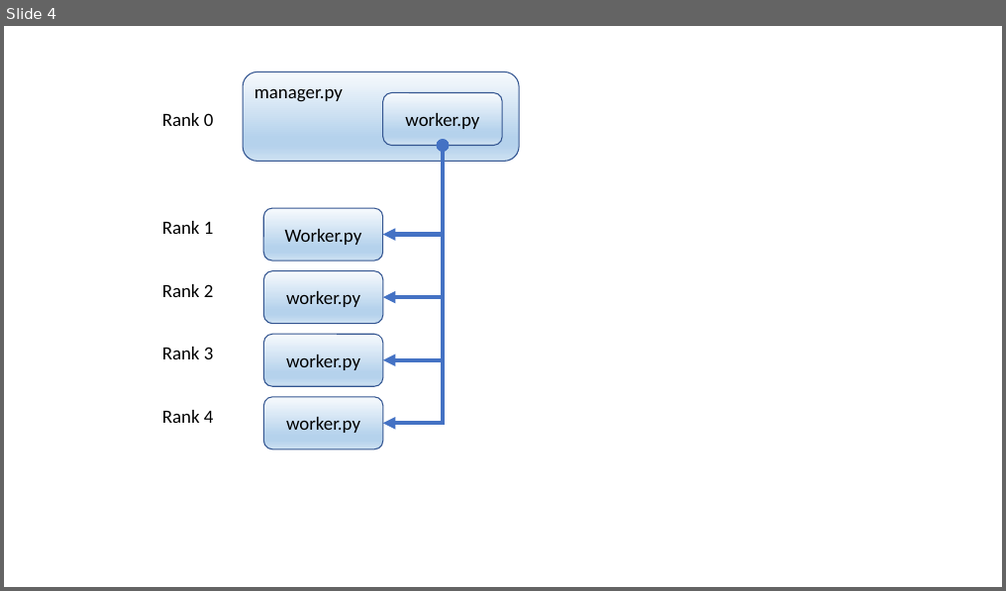
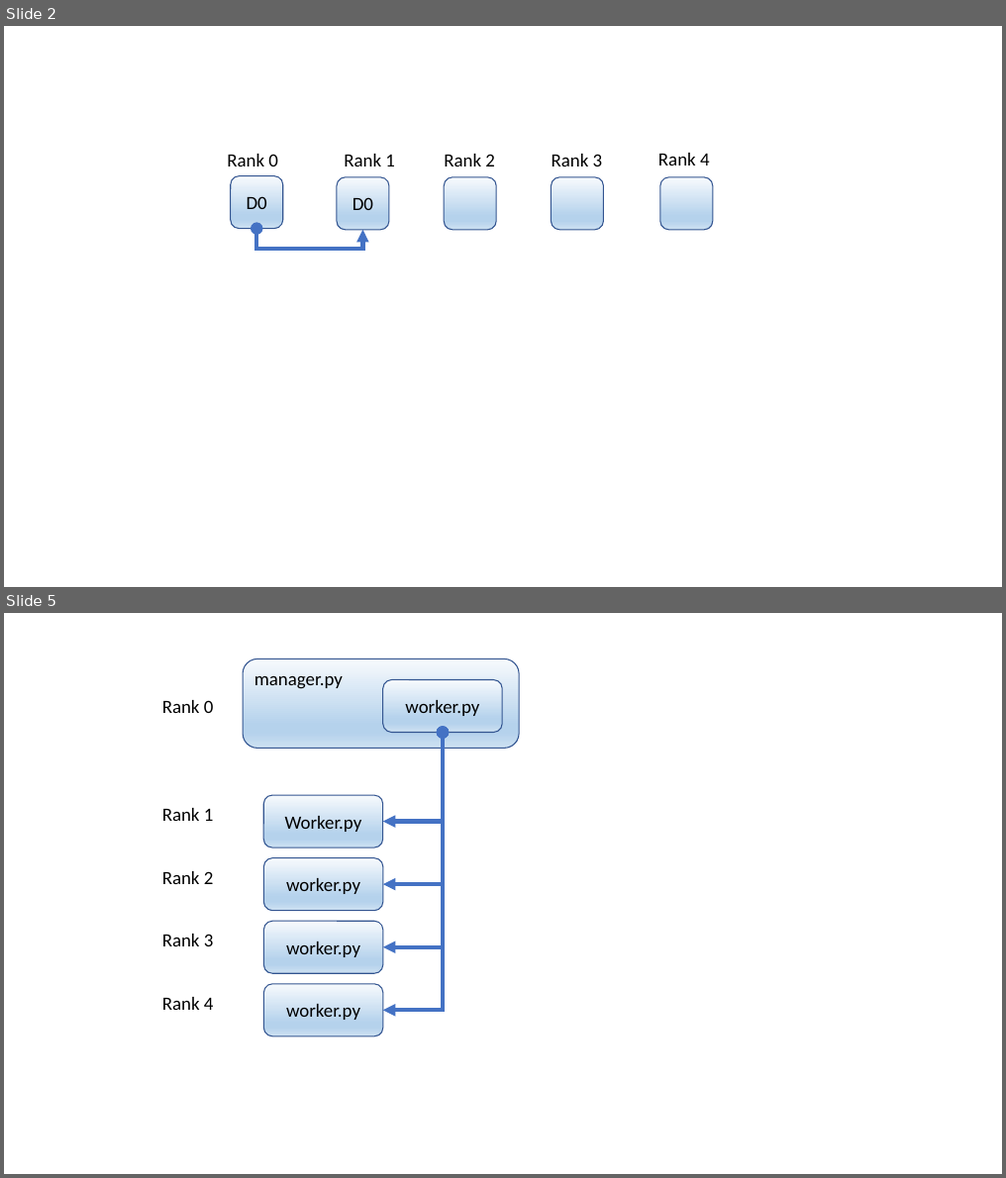
Before and after one commit to cloudmesh/cloudmesh-mpi, a slide deck: doc/images/images-mpi4py.pptx. Shown one above the other, each under a label of ours: slide 4 before the commit, slides 2 and 5 after it; the slides between them are not shown. The pictures are 1006x591 and 1006x1178 pixels, drawn with LibreOffice and Linux fonts; fonts in the diff are those of the drawing. Boxes give left, top, right and bottom in pixels: in the first picture for what was removed or moved away, otherwise in the second. Text is boxed around its words. In the diff, an @@ line names an element or a change of style, - is before the commit and + after.

```diff
--- a/doc/images/images-mpi4py.pptx
+++ b/doc/images/images-mpi4py.pptx
@@ slide 2 added at (x1=4, y1=26, x2=1002, y2=587), background #FFFFFF @@
@@ text added at (x1=227, y1=154, x2=278, y2=167), 18 pt, text #000000 @@
+Rank 0
@@ text added at (x1=344, y1=154, x2=395, y2=167), 18 pt, text #000000 @@
+Rank 1
@@ text added at (x1=444, y1=154, x2=495, y2=167), 18 pt, text #000000 @@
+Rank 2
@@ text added at (x1=551, y1=154, x2=603, y2=167), 18 pt, text #000000 @@
+Rank 3
@@ text added at (x1=658, y1=153, x2=710, y2=166), 18 pt, text #000000 @@
+Rank 4
@@ rounded rectangle added at (x1=231, y1=176, x2=283, y2=229), fill gradient #F7FAFD to #B5D2EC to #CEE1F2, outline #325491 1 pt, 18 pt, text #000000 @@
+D0
@@ rounded rectangle added at (x1=337, y1=177, x2=389, y2=230), fill gradient #F7FAFD to #B5D2EC to #CEE1F2, outline #325491 1 pt, 18 pt, text #000000 @@
+D0
@@ rounded rectangle added at (x1=445, y1=177, x2=497, y2=230), fill gradient #F7FAFD to #B5D2EC to #CEE1F2, outline #325491 1 pt @@
@@ rounded rectangle added at (x1=551, y1=177, x2=604, y2=230), fill gradient #F7FAFD to #B5D2EC to #CEE1F2, outline #325491 1 pt @@
@@ rounded rectangle added at (x1=660, y1=177, x2=713, y2=230), fill gradient #F7FAFD to #B5D2EC to #CEE1F2, outline #325491 1 pt @@
@@ elbow double arrow added from (257, 229) to (362, 230), #4472C4 4 pt @@
@@ what was slide 4 is now slide 5 @@
```
Also in this commit, not shown: 3 slides changed, 3 other slides added.
